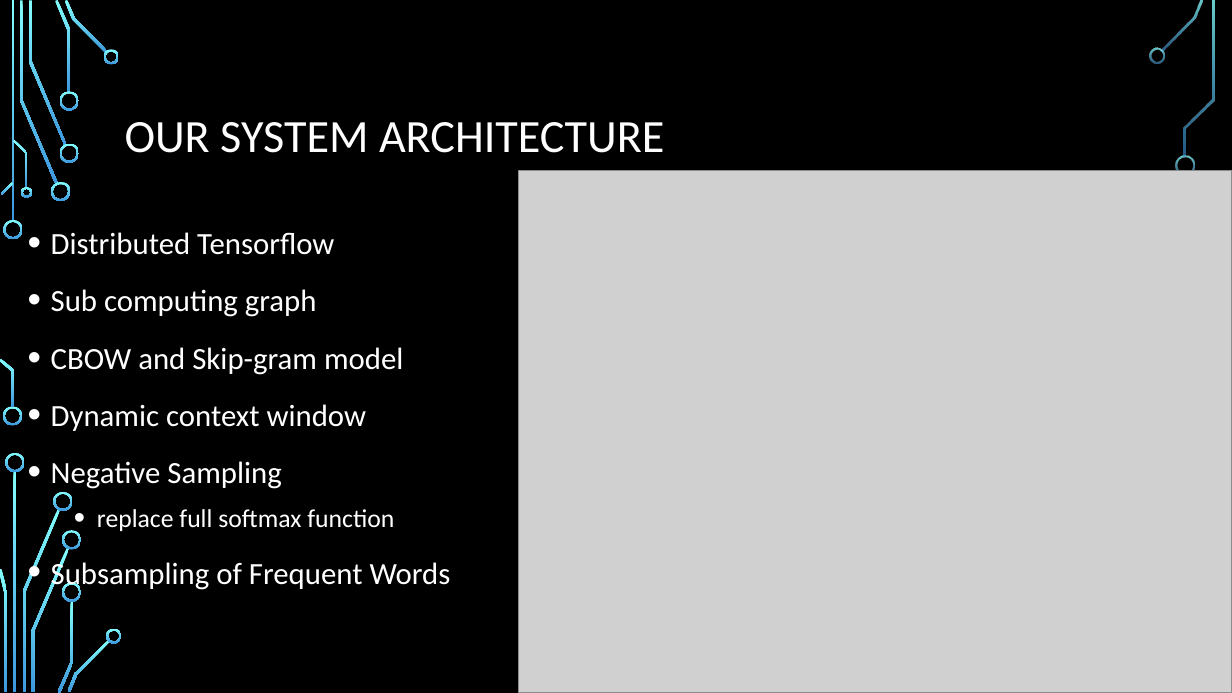
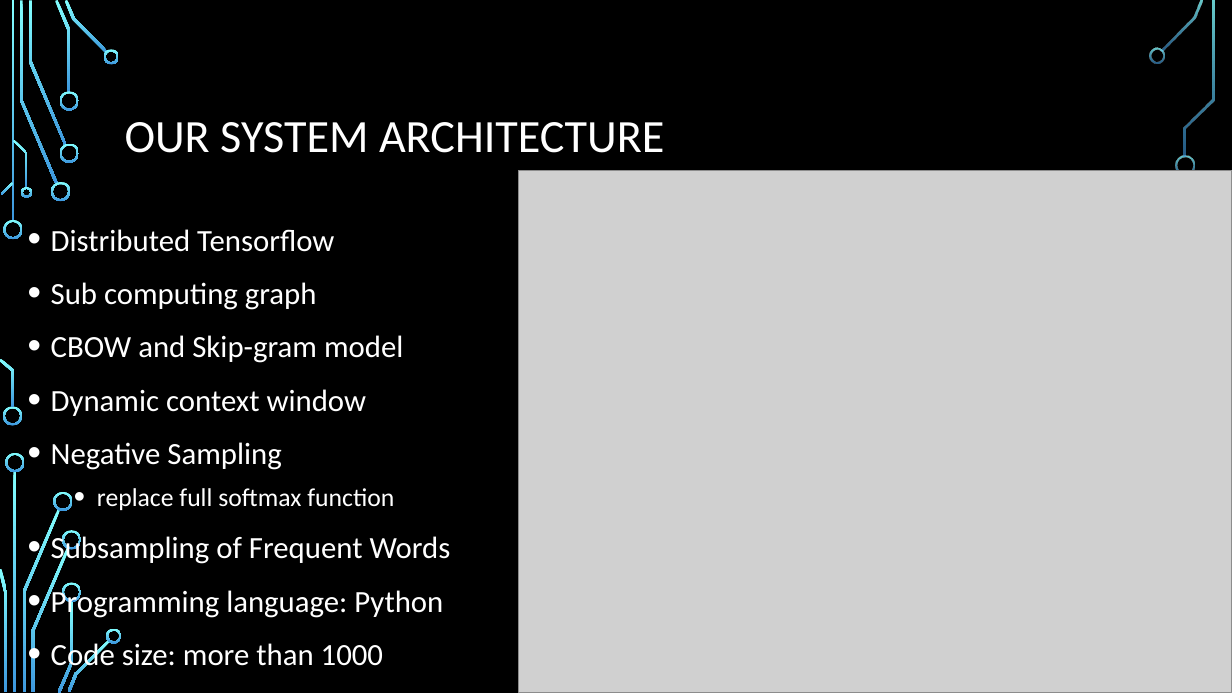
Before and after one commit to danielfu811/course_project_Parallel_Word_Embedding, a slide deck: slide 6 of final_report/final_presentation.pptx. Drawn at 1232x693 pixels with LibreOffice and Linux fonts; fonts in the diff are those of the drawing; grey boxes stand for pictures; background and template pictures are left out. Boxes give left, top, right and bottom in pixels: in the first picture for what was removed or moved away, otherwise in the second. Text is boxed around its words. In the diff, an @@ line names an element or a change of style, - is before the commit and + after.

Commit message:
update

```diff
--- a/final_report/final_presentation.pptx
+++ b/final_report/final_presentation.pptx
@@ text at <box>51,229,451,566</box>: line spacing 1.2 to 1.1 @@
@@ text at <box>51,586,443,673</box>: paragraphs added @@
+• Programming language: Python
+• Code size: more than 1000
```
Also in this commit, not shown: 1 other slide changed.
